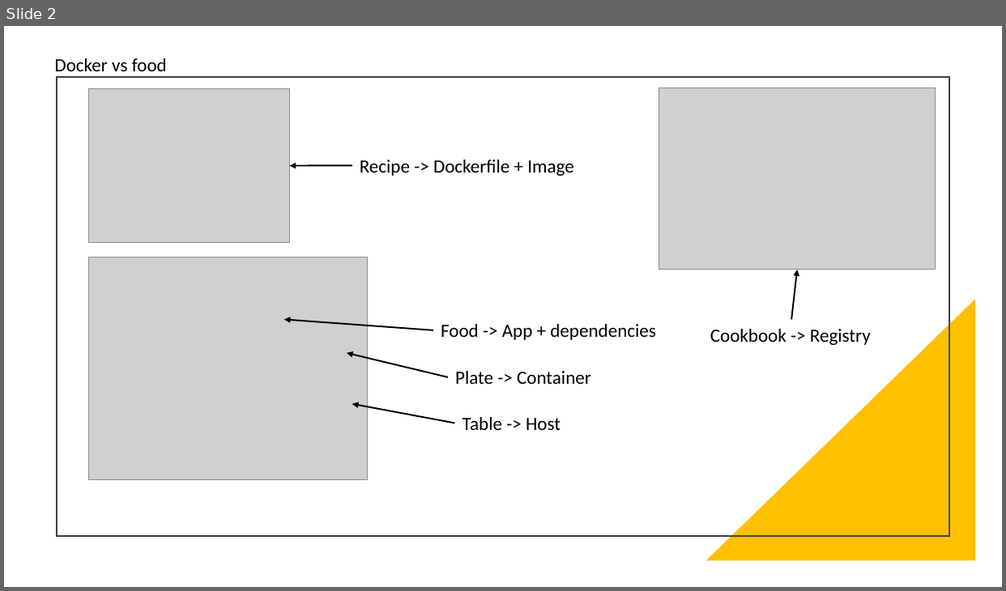
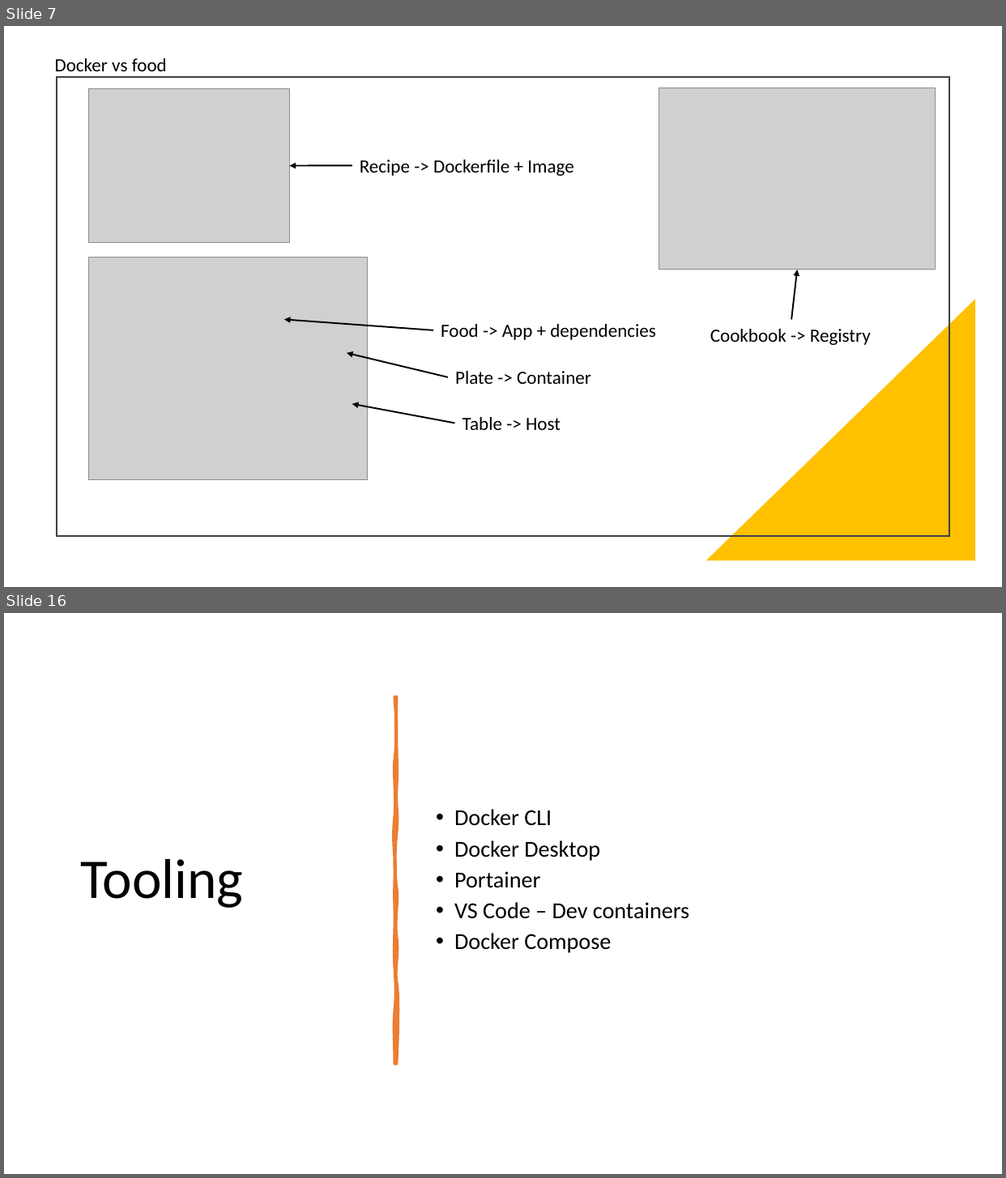
Before and after one commit to santanaguy/hexis-presentations, a slide deck: Docker Delight.pptx. Shown one above the other, each under a label of ours: slide 2 before the commit, slides 7 and 16 after it; the slides between them are not shown. The pictures are 1006x591 and 1006x1178 pixels, drawn with LibreOffice and Linux fonts; fonts in the diff are those of the drawing; grey boxes stand for pictures. Boxes give left, top, right and bottom in pixels: in the first picture for what was removed or moved away, otherwise in the second. Text is boxed around its words. In the diff, an @@ line names an element or a change of style, - is before the commit and + after.

```diff
--- a/Docker Delight.pptx
+++ b/Docker Delight.pptx
@@ slide 16 added at box(4, 613, 1002, 1174), background #FFFFFF @@
@@ freeform shape added at box(394, 697, 396, 1063), fill #ED7D31, outline #ED7D31 3.25 pt @@
@@ text added at box(454, 809, 689, 953), 22 pt, text #000000 @@
+• Docker CLI
+• Docker Desktop
+• Portainer
+• VS Code – Dev containers
+• Docker Compose
@@ text added at box(80, 859, 243, 908), 54 pt, text #000000 @@
+Tooling
@@ what was slide 2 is now slide 7 @@
```
Also in this commit, not shown: 3 slides changed, 25 other slides added, 5 slides removed, 2 other files.
